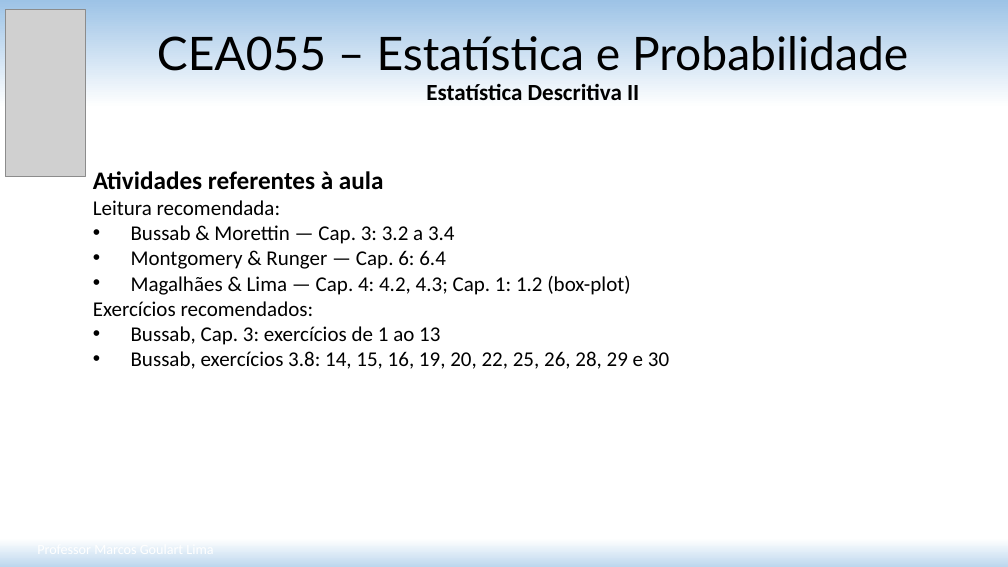
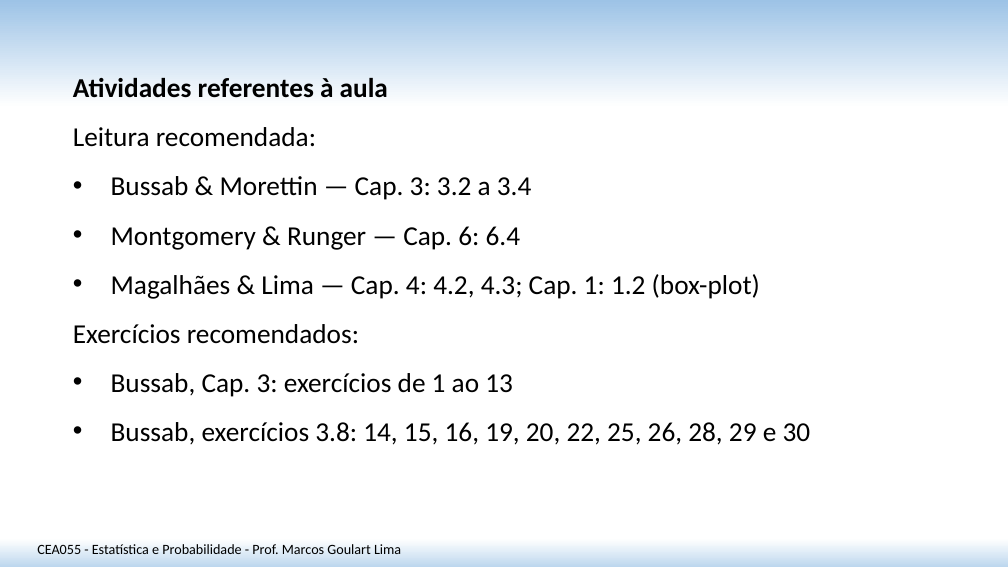
Before and after one commit to matmarcos/minhas-aulas, a slide deck: slide 17 of content/2026-2/cea055-estatistica-probabilidade/02-estatistica-descritiva-ii/Aula_02_Estatistica_Descritiva_II.pptx (slide 19 before the commit). Drawn at 1008x567 pixels with LibreOffice and Linux fonts; fonts in the diff are those of the drawing; grey boxes stand for pictures. Boxes give left, top, right and bottom in pixels: in the first picture for what was removed or moved away, otherwise in the second. Text is boxed around its words. In the diff, an @@ line names an element or a change of style, - is before the commit and + after.

```diff
--- a/content/2026-2/cea055-estatistica-probabilidade/02-estatistica-descritiva-ii/Aula_02_Estatistica_Descritiva_II.pptx
+++ b/content/2026-2/cea055-estatistica-probabilidade/02-estatistica-descritiva-ii/Aula_02_Estatistica_Descritiva_II.pptx
@@ picture removed at bbox=[5, 9, 85, 177] @@
@@ text "Atividades referentes à aula": place and size @@
-text "Atividades referentes à aula" at bbox=[93, 171, 669, 369]
+text "Atividades referentes à aula" at bbox=[73, 78, 811, 445]
@@ text "Atividades referentes à aula" at bbox=[73, 78, 811, 445]: size 24 to 26 pt in "Atividades referentes à aula"; size 20 to 26 pt; line spacing 1 to 1.5 @@
@@ title removed at bbox=[157, 36, 908, 100] @@
-CEA055 – Estatística e Probabilidade
-Estatística Descritiva II
@@ text added at bbox=[37, 544, 401, 554], 13.5 pt, text #000000 @@
+CEA055 - Estatística e Probabilidade - Prof. Marcos Goulart Lima
```
Also in this commit, not shown: 12 other slides changed, 4 slides added, 6 slides removed, 3 other files.
